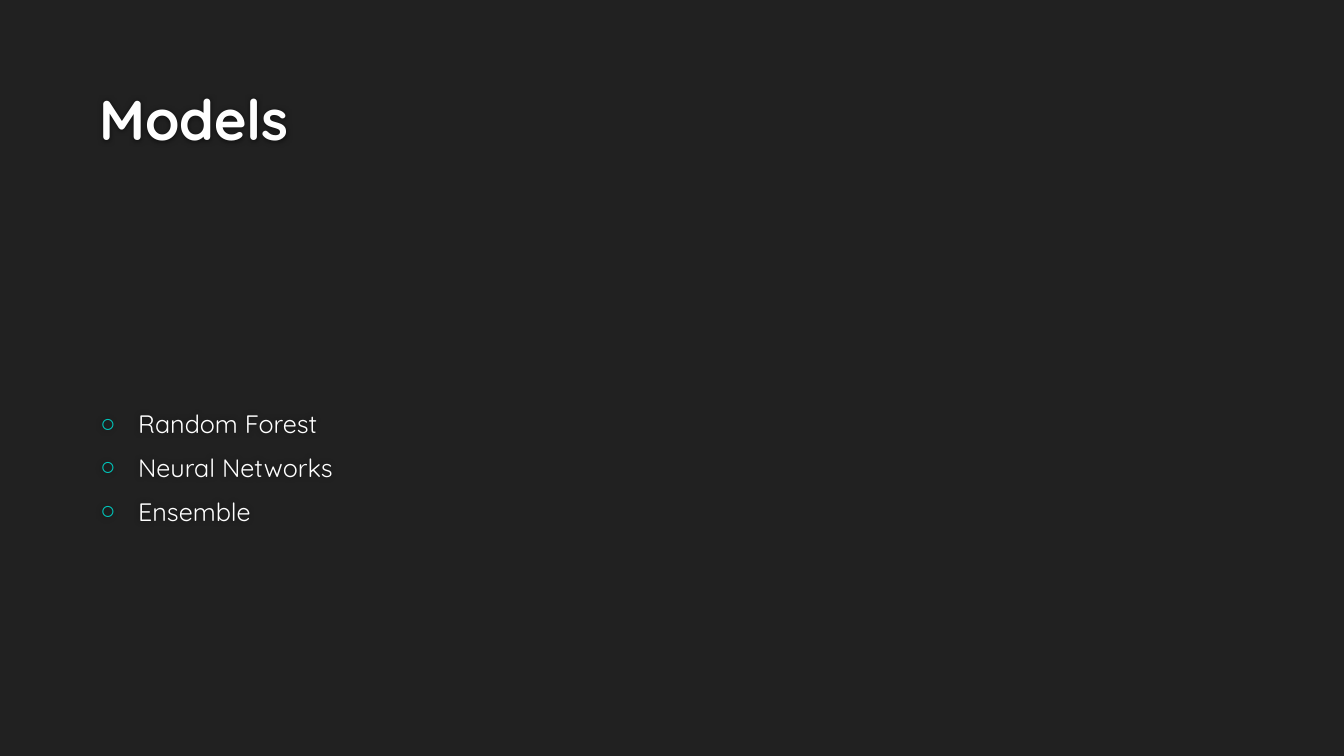
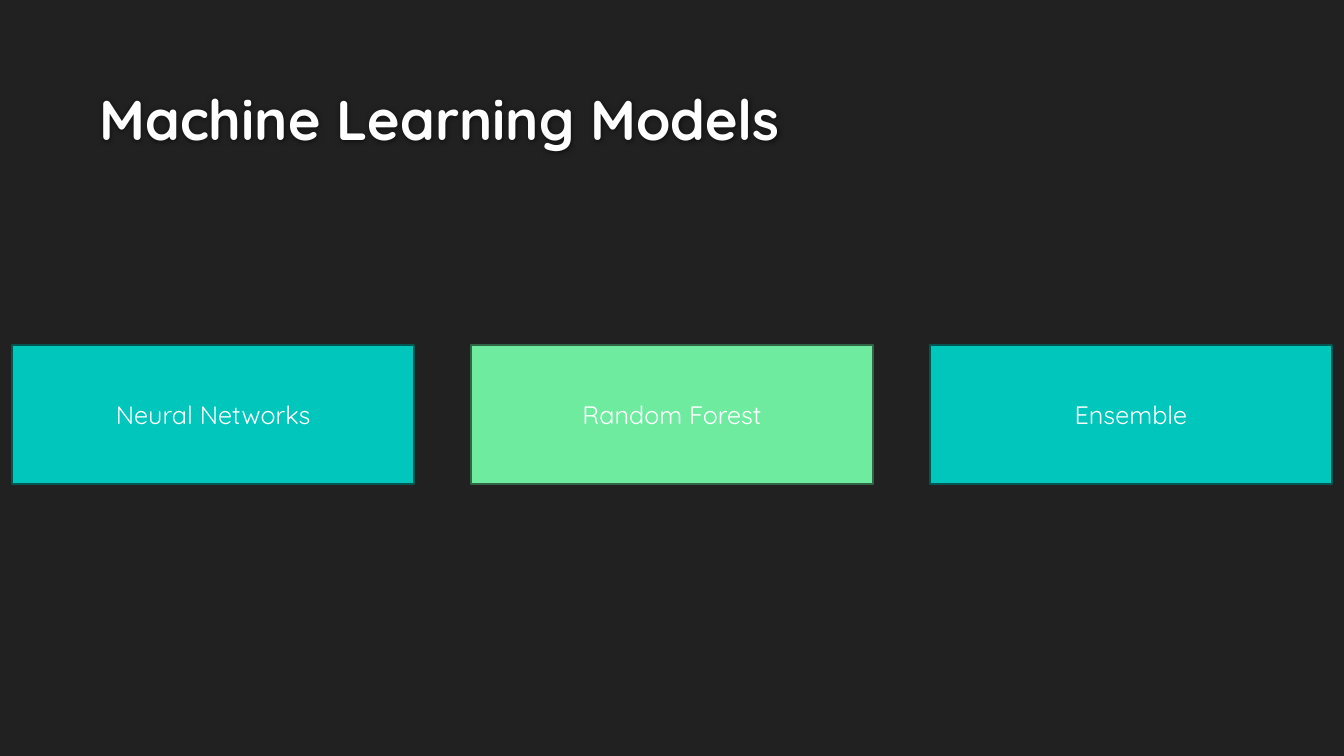
Before and after one commit to KavishNaran/Loan-risk---machine-learning, a slide deck: slide 4 of Credit Loan Presentation.pptx (slide 6 before the commit). Drawn at 1344x756 pixels with LibreOffice and Linux fonts; fonts in the diff are those of the drawing; background and template pictures are left out. Boxes give left, top, right and bottom in pixels: in the first picture for what was removed or moved away, otherwise in the second. Text is boxed around its words. In the diff, an @@ line names an element or a change of style, - is before the commit and + after.

```diff
--- a/Credit Loan Presentation.pptx
+++ b/Credit Loan Presentation.pptx
@@ title at bbox=[99, 98, 780, 151]: text changed @@
-Models
+Machine Learning Models
@@ rectangle added at bbox=[12, 345, 414, 484], fill #00C6BB, outline #005752 1.25 pt, 18 pt, text #FFFFFF @@
+Neural Networks
@@ rectangle added at bbox=[471, 345, 873, 484], fill #6FEBA0, outline #316746 1.25 pt, 18 pt, text #FFFFFF @@
+Random Forest
@@ rectangle added at bbox=[930, 345, 1332, 484], fill #00C6BB, outline #005752 1.25 pt, 18 pt, text #FFFFFF @@
+Ensemble
@@ text removed at bbox=[138, 414, 333, 522] @@
-○ Random Forest
-○ Neural Networks
-○ Ensemble
```
Also in this commit, not shown: 5 other slides changed, 3 slides added, 2 slides removed.
